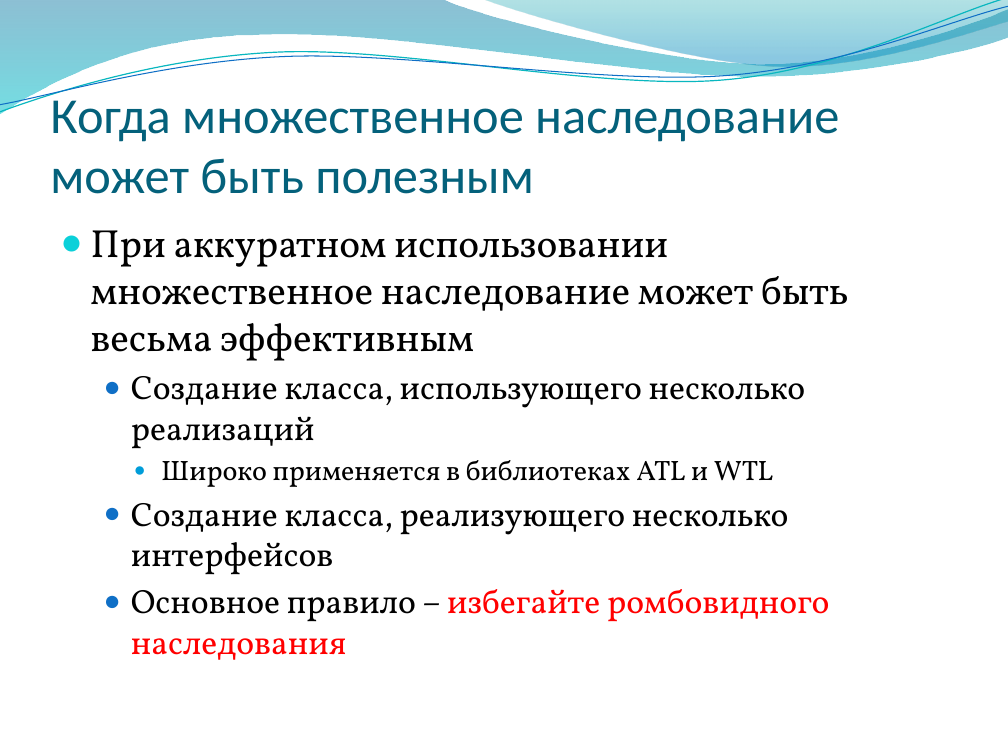
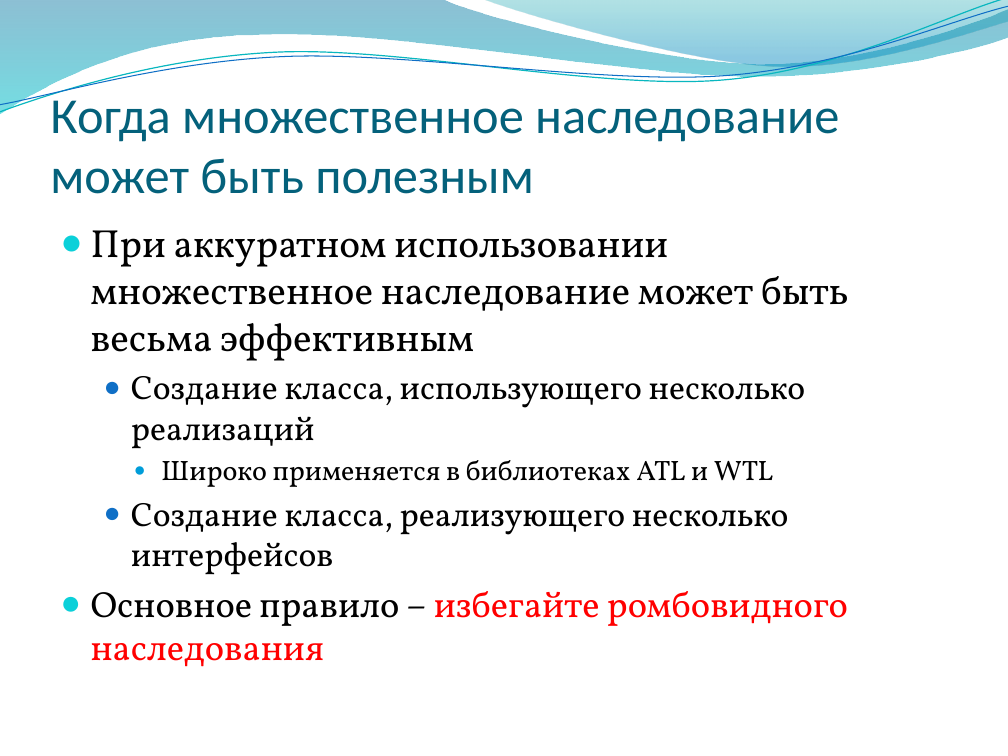
Before and after one commit to alexey-malov/oop, a slide deck: slide 76 of lectures/03/Композиция, наследование и полиморфизм.pptx. Drawn at 1008x756 pixels with LibreOffice and Linux fonts; fonts in the diff are those of the drawing; background and template pictures are left out. Boxes give left, top, right and bottom in pixels: in the first picture for what was removed or moved away, otherwise in the second. Text is boxed around its words. In the diff, an @@ line names an element or a change of style, - is before the commit and + after.

```diff
--- a/lectures/03/Композиция, наследование и полиморфизм.pptx
+++ b/lectures/03/Композиция, наследование и полиморфизм.pptx
@@ text at (x1=91, y1=591, x2=848, y2=667): size 24 to 26 pt in "Основное правило – избегайте ромбовидного наследования"; list level 2 to 1 in "Основное правило – избегайте ромбовидного ..."; bullet colour #0F6FC6 to #0BD0D9 @@
```
Also in this commit, not shown: 7 other slides changed.
